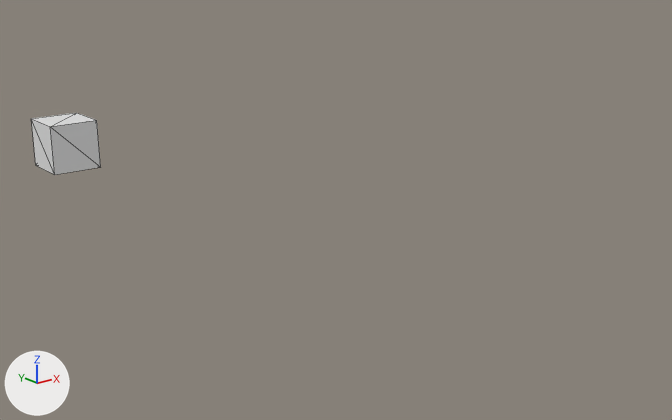
Renders of the OBJ model Example Space Game/Models/Cube.obj from each side of a commit.
Camera for both pictures: a 50 mm camera at (-14.9, -36.7, 8.9) aimed at (4.1, -12.8, -0.6). The lights are fixed; the arrows at lower left show +X, +Y and +Z. Mesh edges are drawn as thin lines. Where no turn or scale is listed for an object, it has been applied to the vertices.

Script lines for the objects in view, before the commit:
```python
me_cube_cube_001 = bpy.data.meshes.new('Cube_Cube.001')
me_cube_cube_001.from_pydata(...)  # a box spanning x -1.0..1.0, y -1.0..1.0, z -1.0..1.0
me_cube_cube_001.materials.append(mat_material_014)  # white #e7e7e7
ob_cube_cube_001 = bpy.data.objects.new('Cube_Cube.001', me_cube_cube_001)
ob_cube_cube_001.location = (0.0, 0.0, 0.0)
```
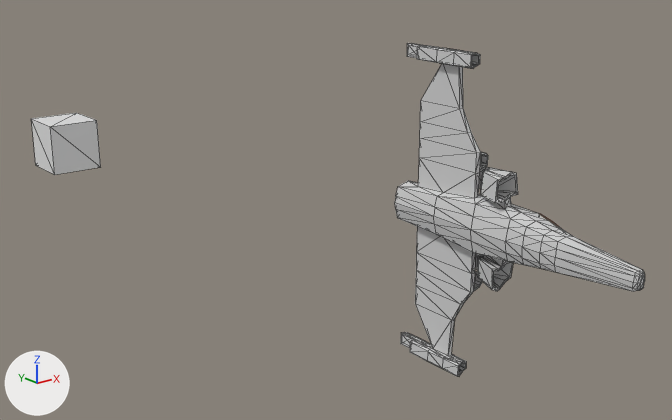
What differs and where, as boxes (x1, y1, x2, y2) in the pictures (672 x 420 px):
'Player1_Spaceship3.001', added
    after: (395, 43, 645, 377)
    faces in mat_white_013 (light grey #d1d1d1): (395, 43, 645, 377)

Diff of the bpy script that builds the scene:
```diff
--- a/Example Space Game/Models/Cube.obj.py
+++ b/Example Space Game/Models/Cube.obj.py
@@ mat_orange_006 @@
+mat_orange_006 = principled_material('Orange.006')
+mat_orange_006.base_color = (0.627, 0.259, 0.115)  # orange #cf8b5f
+mat_orange_006.roughness = 0.69
@@ mat_white_013 @@
+mat_white_013 = principled_material('White.013')
+mat_white_013.base_color = (0.64, 0.64, 0.64)  # light grey #d1d1d1
+mat_white_013.roughness = 0.69
@@ me_player1_spaceship3_001 @@
+me_player1_spaceship3_001.from_pydata(...)  # 577 vertices, 1190 faces; spans x 4.85..6.71, y -24.16..-14.95, z -5.19..5.19
+# faces by material slot: [1126, 64]
+me_player1_spaceship3_001.materials.append(mat_white_013)  # light grey #d1d1d1
+me_player1_spaceship3_001.materials.append(mat_orange_006)  # orange #cf8b5f
@@ ob_player1_spaceship3_001 @@
+ob_player1_spaceship3_001 = bpy.data.objects.new('Player1_Spaceship3.001', me_player1_spaceship3_001)
+ob_player1_spaceship3_001.location = (0.0, 0.0, 0.0)
```
